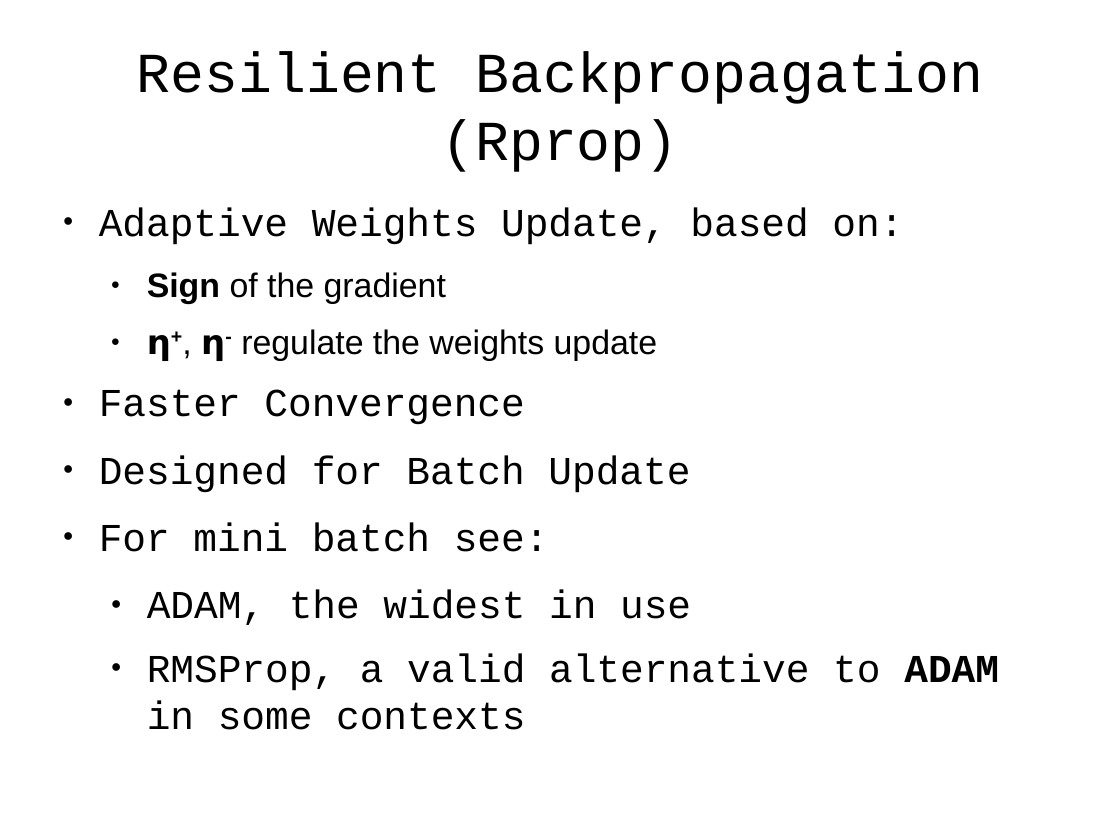
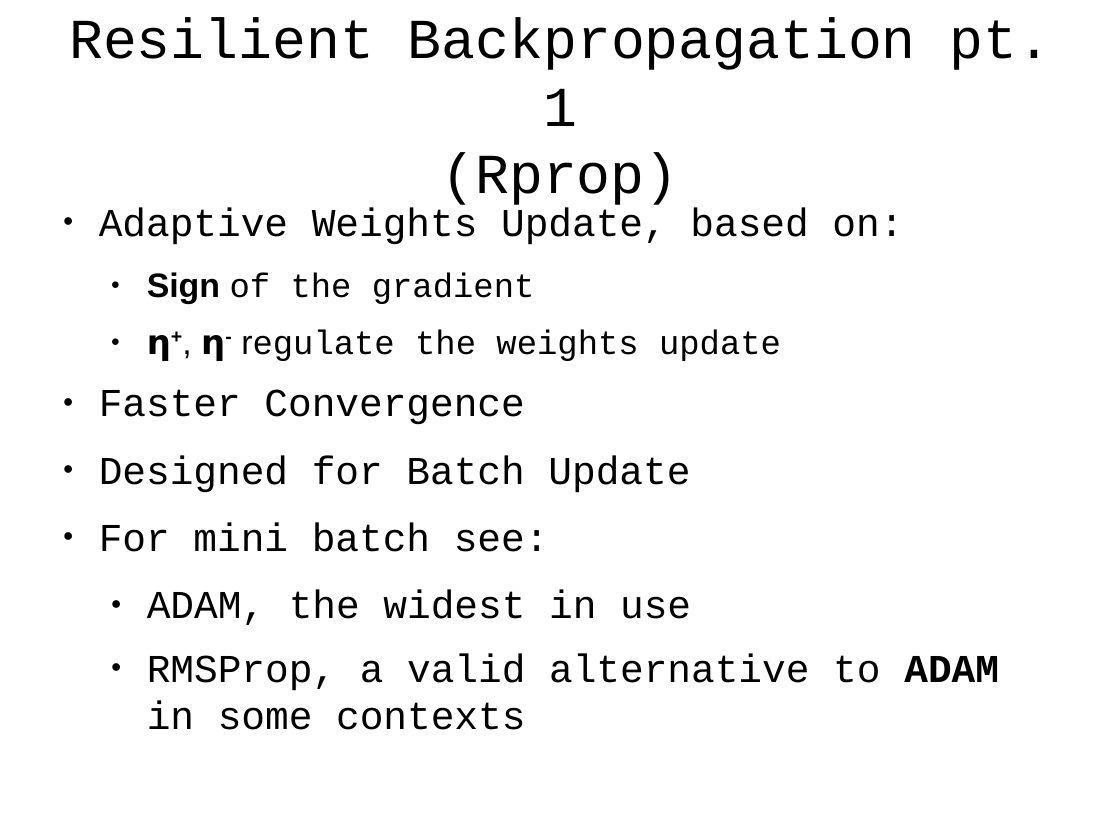
Before and after one commit to antonio-petrillo/ProgettoNNDL, a slide deck: slide 8 of presentation/presentazione.odp (slide 10 before the commit). Drawn at 1120x840 pixels with LibreOffice and Linux fonts; fonts in the diff are those of the drawing. Boxes give left, top, right and bottom in pixels: in the first picture for what was removed or moved away, otherwise in the second. Text is boxed around its words. In the diff, an @@ line names an element or a change of style, - is before the commit and + after.

```diff
--- a/presentation/presentazione.odp
+++ b/presentation/presentazione.odp
@@ title at [69, 18, 1052, 209]: text changed @@
-Resilient Backpropagation
-(Rprop)
+Resilient Backpropagation pt. 1
+(Rprop)
@@ text at [147, 272, 781, 361]: font Arial to Courier New in "of the gradient", "regulate the weights update" @@
```
Also in this commit, not shown: 7 other slides changed, 2 slides added, 1 slide removed, 3 other files.
